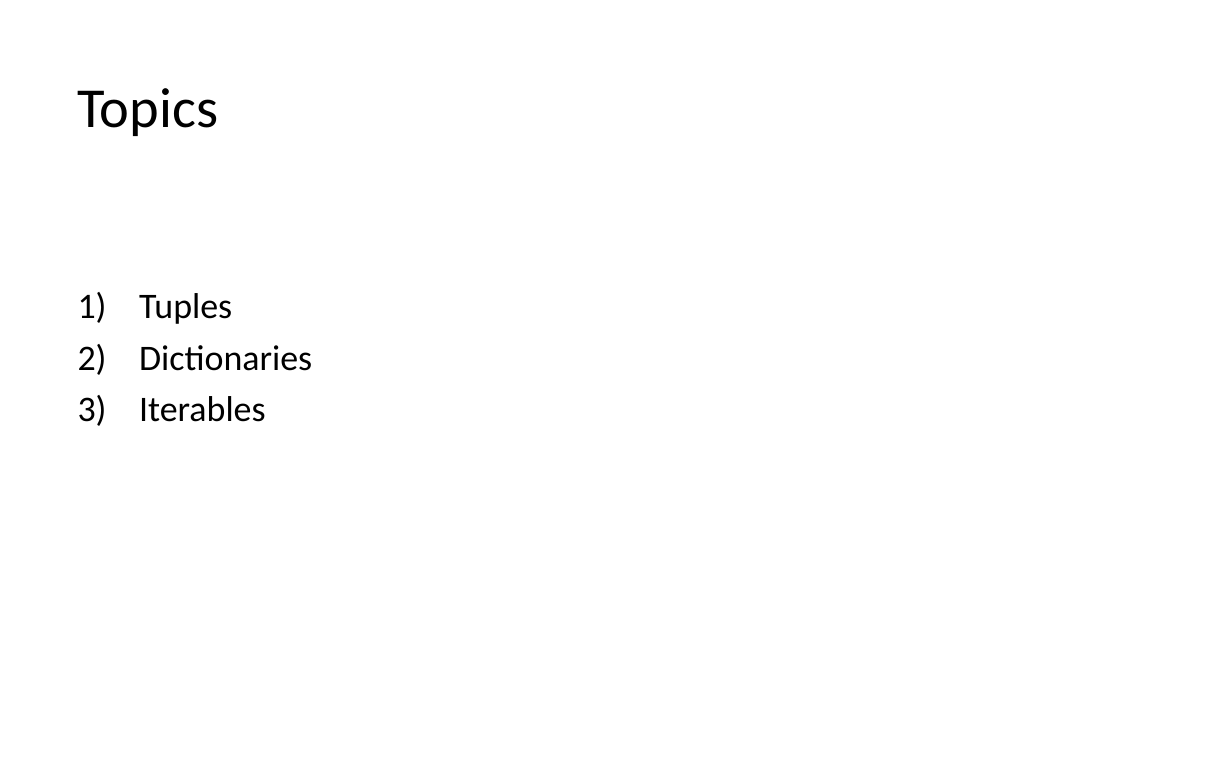
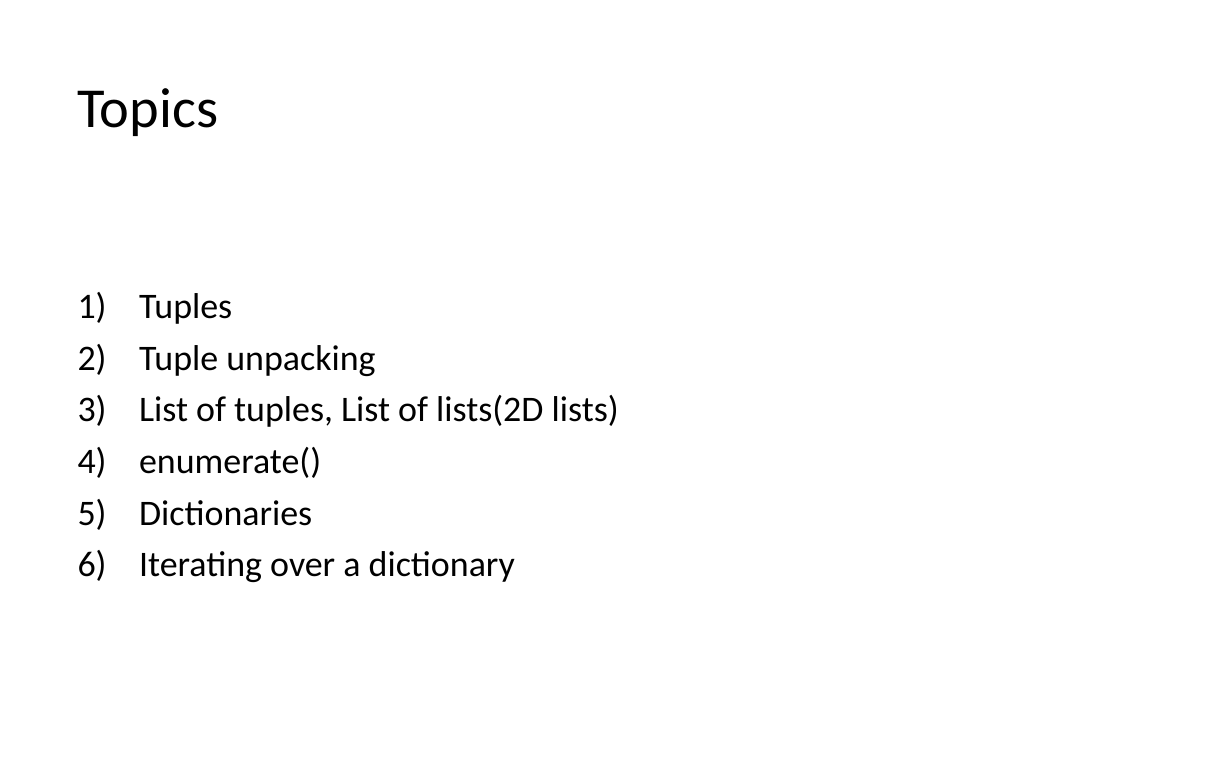
Before and after one commit to LongBaoNguyen/longbaonguyen.github.io, a slide deck: slide 2 of courses/apcsp/lect7.pptx. Drawn at 1232x770 pixels with LibreOffice and Linux fonts; fonts in the diff are those of the drawing. Boxes give left, top, right and bottom in pixels: in the first picture for what was removed or moved away, otherwise in the second. Text is boxed around its words. In the diff, an @@ line names an element or a change of style, - is before the commit and + after.

```diff
--- a/courses/apcsp/lect7.pptx
+++ b/courses/apcsp/lect7.pptx
@@ text at [139, 345, 619, 478]: paragraphs added @@
+2) Tuple unpacking
+3) List of tuples, List of lists(2D lists)
+4) enumerate()
@@ text at [139, 551, 515, 582]: text changed @@
-3) Iterables
+6) Iterating over a dictionary
```
Also in this commit, not shown: 8 other slides changed, 7 slides added, 2 other files.
